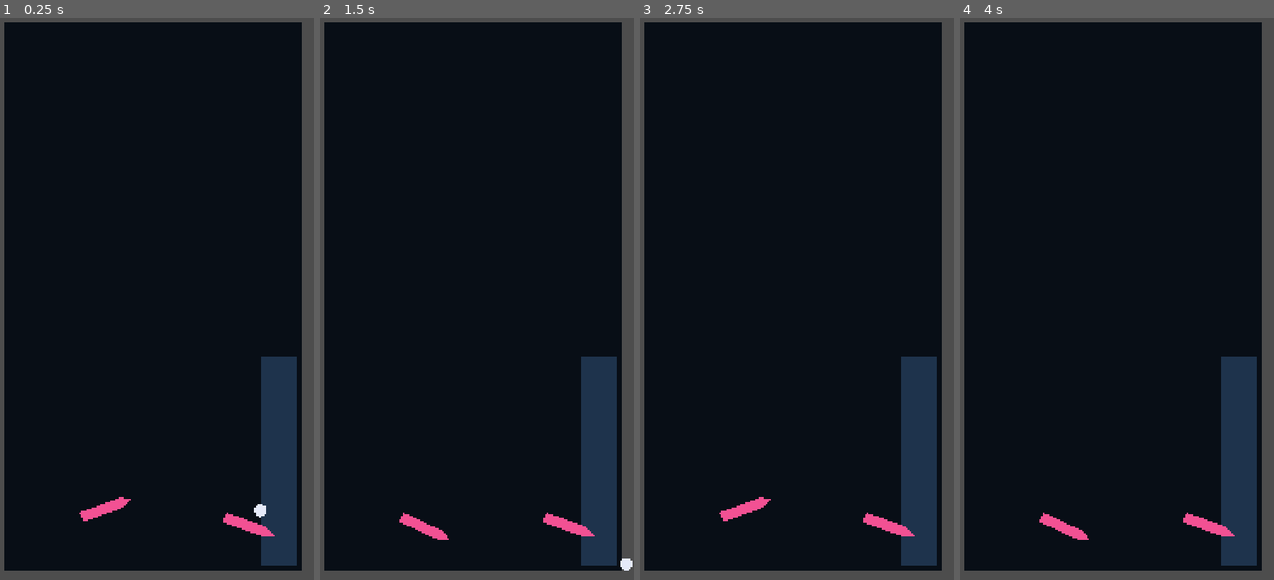
Above: before the commit, frames 1-4 (left to right).
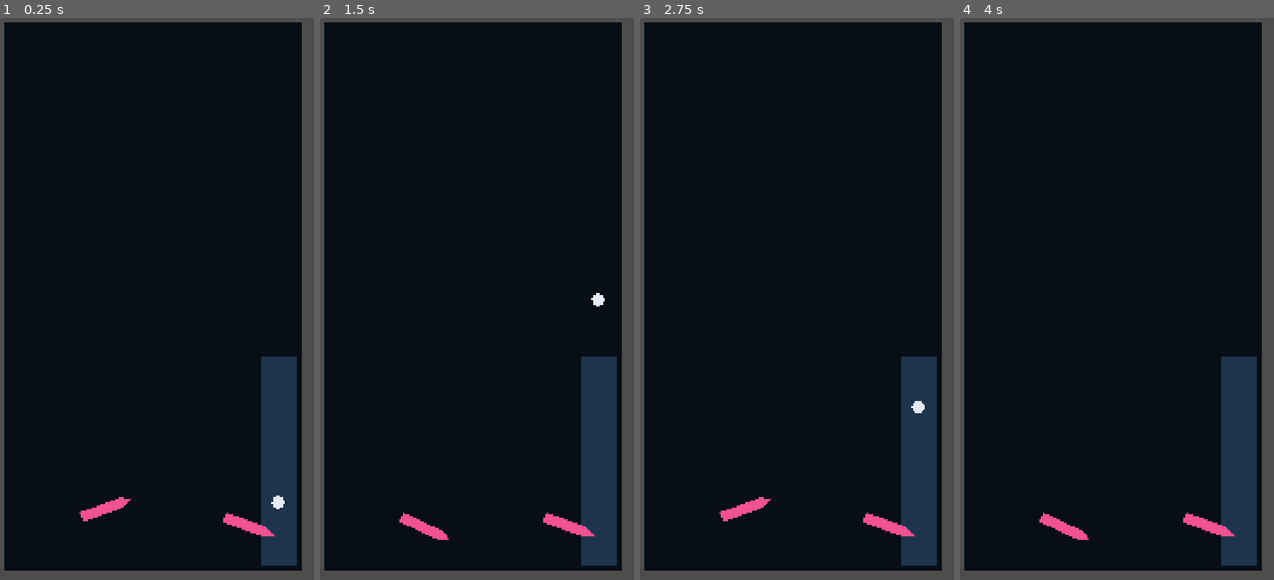
Above: after the commit, the same moments.

Repository: Nairolf138/NairolFlipper
Game: Godot game, scene res://scenes/app/Main.tscn
The game is run twice, just before and just after one commit, with the same random seed, the same clock (stepped at 60 frames per second) and the same inputs.
Inputs:
- Up to frame 1 (0.25 s): no input
- Up to frame 2 (1.5 s): tap Space (launch_ball) at 0.6, 1.35 s; hold A (flipper_left) from 1.28 s (still down)
- Up to frame 3 (2.75 s): release A (flipper_left) at 2.03 s; tap Space (launch_ball) at 2.1 s
- Up to frame 4 (4 s): tap Space (launch_ball) at 2.85, 3.6 s; hold A (flipper_left) from 3.53 s (still down)

The runs differ from the first frame. In frame 1, 0.1% of the frame differs, in the area x 80-91%, y 84-89%; in frame 2, 0.1%; in frame 3, less than 0.1%; in frame 4, nothing differs.

Commit message:
feat: add controlled ball launcher

Diff:
--- a/scenes/gameplay/Ball.tscn
+++ b/scenes/gameplay/Ball.tscn
@@ -7,6 +7,8 @@
 
 [node name="Ball" type="RigidBody2D"]
 script = ExtResource("1_ball")
+spawn_position = Vector2(960, 1650)
+launch_force = 1250.0
 mass = 1.0
 gravity_scale = 1.0
 continuous_cd = 1
--- a/scripts/gameplay/ball.gd
+++ b/scripts/gameplay/ball.gd
@@ -1,13 +1,33 @@
 extends RigidBody2D
 
-@export var spawn_position: Vector2 = Vector2(900, 1650)
+@export var spawn_position: Vector2 = Vector2(960, 1650)
+@export var launch_force: float = 1250.0
+
+var launch_ready: bool = true
 
 
 func _ready() -> void:
 	reset_ball(spawn_position)
 
 
+func _physics_process(_delta: float) -> void:
+	if Input.is_action_just_pressed("launch_ball"):
+		launch_ball()
+
+
 func reset_ball(target_position: Vector2) -> void:
 	global_position = target_position
 	linear_velocity = Vector2.ZERO
 	angular_velocity = 0.0
+	freeze = true
+	launch_ready = true
+
+
+func launch_ball() -> bool:
+	if not launch_ready:
+		return false
+
+	launch_ready = false
+	freeze = false
+	apply_central_impulse(Vector2.UP * launch_force)
+	return true
Not shown, changed: AUTONOMY_STATE.md
Not shown, changed: docs/BACKLOG.md
Not shown, changed: tests/test_bootstrap.py
